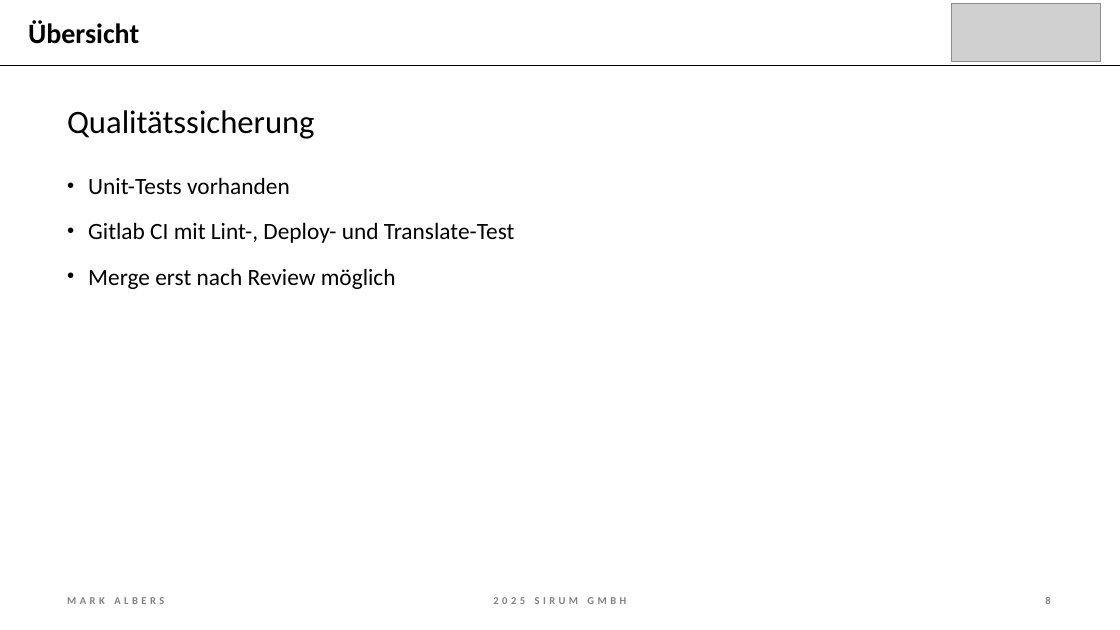
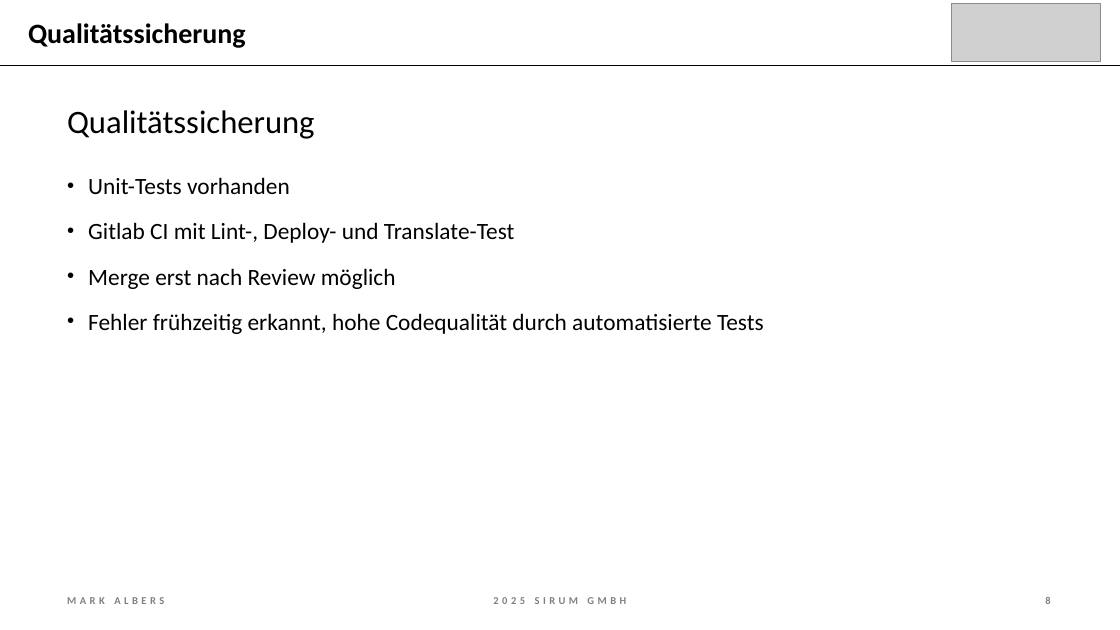
Before and after one commit to mork02/IHK-Projekt, a slide deck: slide 8 of Präsentation/Entwicklung eines Odoo-Moduls zur ZIP-komprimierten Dateiverwaltung im Dokumentenmanagementsystem.pptx. Drawn at 1120x630 pixels with LibreOffice and Linux fonts; fonts in the diff are those of the drawing; grey boxes stand for pictures. Boxes give left, top, right and bottom in pixels: in the first picture for what was removed or moved away, otherwise in the second. Text is boxed around its words. In the diff, an @@ line names an element or a change of style, - is before the commit and + after.

```diff
--- a/Präsentation/Entwicklung eines Odoo-Moduls zur ZIP-komprimierten Dateiverwaltung im Dokumentenmanagementsystem.pptx
+++ b/Präsentation/Entwicklung eines Odoo-Moduls zur ZIP-komprimierten Dateiverwaltung im Dokumentenmanagementsystem.pptx
@@ title at (28,23,246,48): text changed @@
-Übersicht
+Qualitätssicherung
@@ text at (88,313,764,334): paragraph added @@
+• Fehler frühzeitig erkannt, hohe Codequalität durch automatisierte Tests
```
Also in this commit, not shown: 9 other slides changed, 1 slide added, 1 slide removed, 1 other file.
